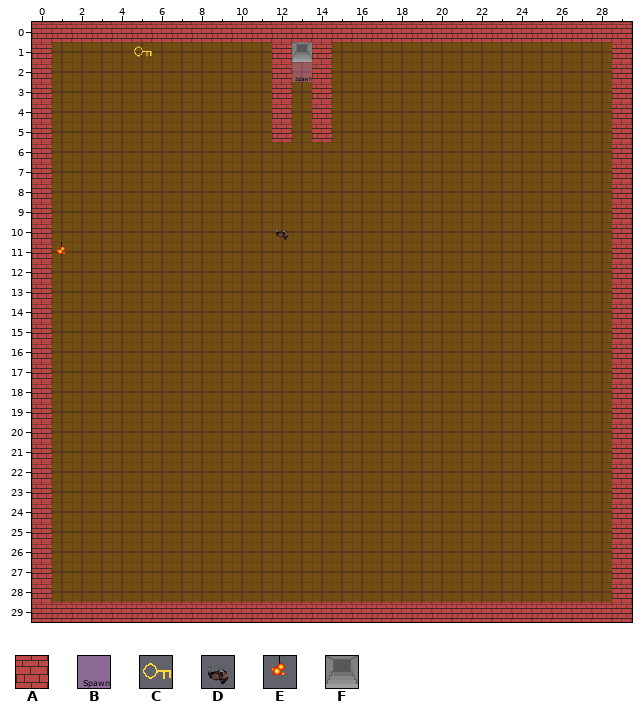
Two versions of a level (Tiled map, SCollector/SCollector/assets/maps/Debug2.tmx). Above, as it was before the edit.
Cells are 32x32 px. Shown: x 0..29, y 0..29.
Key: from "Collision": A 1; from "Object": B 1, C 2, D 3, E 4, F 5 turned 180.
_ is an empty cell.
Objects are placed by their top-left corner, in cells (3,4 is the top-left corner of cell 3,4); size is 1x1 cell unless given.
Layers that did not change in this view are not listed.
Layer "Collision" before, first column x 0:
 0 AAAAAAAAAAAAAAAAAAAAAAAAAAAAAA
 1 A___________A_A______________A
 2 A___________A_A______________A
 3 A___________A_A______________A
 4 A___________A_A______________A
 5 A___________A_A______________A
 6 A____________________________A
 7 A____________________________A
 8 A____________________________A
 9 A____________________________A
10 A____________________________A
11 A____________________________A
12 A____________________________A
13 A____________________________A
14 A____________________________A
15 A____________________________A
16 A____________________________A
17 A____________________________A
18 A____________________________A
19 A____________________________A
20 A____________________________A
21 A____________________________A
22 A____________________________A
23 A____________________________A
24 A____________________________A
25 A____________________________A
26 A____________________________A
27 A____________________________A
28 A____________________________A
29 AAAAAAAAAAAAAAAAAAAAAAAAAAAAAA
Objects on layer "Object Layer 1" before:
C "Key" at 5,1
F "Stairs" at 13,1
B "FromDebug1" at 13,2
D "Demon" at 12,10
E "Torch" at 1,11
The same view after the edit:
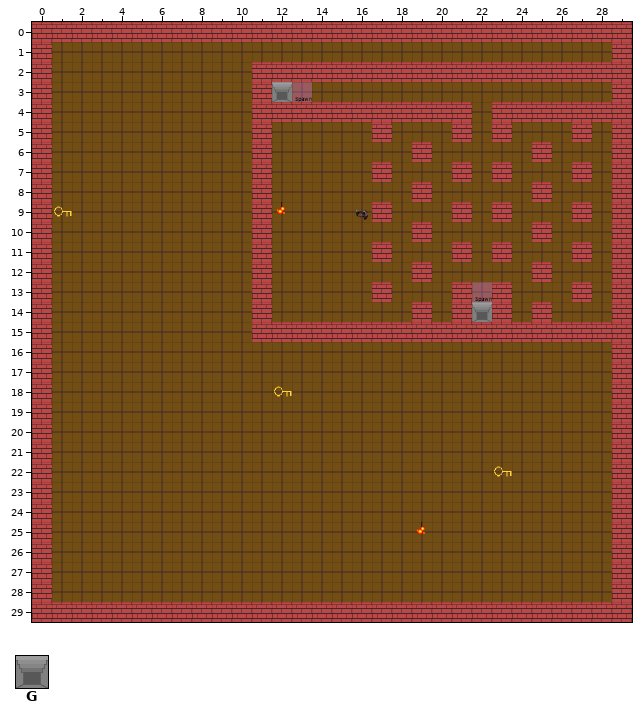
Further tiles: from "Object": G 5.
Changes in this commit:
Layer "Collision":
The edit adds tile A in row 2 at x 11, 13 and 15 to 28; in row 3 at x 11; in row 4 at x 11, 13, 15 to 21 and 23 to 28; in row 5 at x 11, 17, 21, 23 and 27; in row 6 at x 11, 19 and 25; in row 7 at x 11, 17, 21, 23 and 27.
The edit adds tile A in row 8 at x 11, 19 and 25; in row 9 at x 11, 17, 21, 23 and 27; in row 10 at x 11, 19 and 25; in row 11 at x 11, 17, 21, 23 and 27; in row 12 at x 11, 19 and 25; in row 13 at x 11, 17, 21, 23 and 27.
The edit adds tile A in row 14 at x 11, 19, 21, 23 and 25; in row 15 at x 11 to 28.
The edit erases tile A in row 1 at x 12 and 14; in row 3 at x 12 and 14; in row 5 at x 12 and 14.
Layer "Object Layer 1":
A new object: B "FromDebug1_2" at 13,3.
A new object: G "StairsToDebug1" at 12,3.
Object C "Key" at 5,1 becomes C "Key" at 1,9.
Object D "Demon" at 12,10 becomes D "Demon" at 16,9.
Object E "Torch" at 1,11 becomes E "Torch" at 12,9.
A new object: B "FromDebug1_1" at 22,13.
A new object: G "Stairs" at 22,14.
A new object: C "Key" at 12,18.
A new object: C "Key" at 23,22.
A new object: E "Torch" at 19,25.
Object F "Stairs" at 13,1 is removed.
Object B "FromDebug1" at 13,2 is removed.
Boxes around the changes in both pictures, in picture pixels (x1, y1, x2, y2):
old place: (134, 46, 152, 57)
changed: (252, 42, 612, 342)
new place: (54, 206, 72, 217)
old place: (56, 242, 65, 254)
added: (274, 386, 292, 397)
added: (494, 466, 512, 477)
added: (416, 522, 425, 534)
